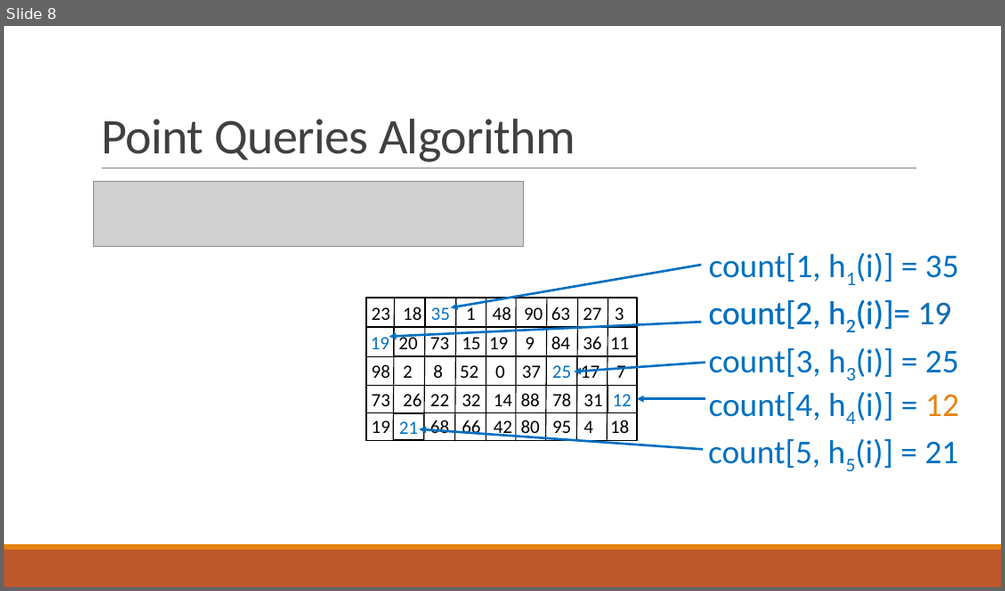
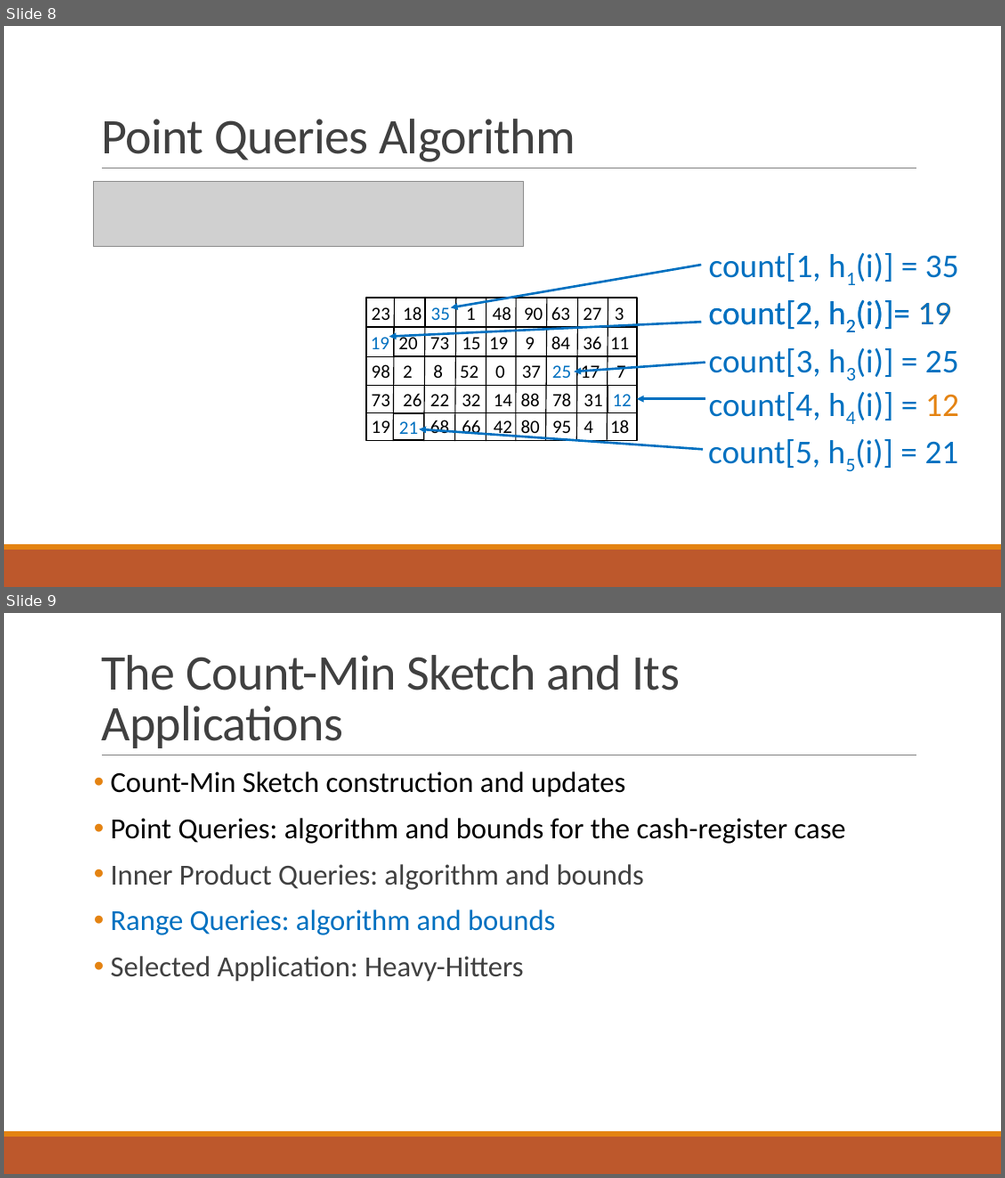
Before and after one commit to ewagner46/count_min_sketch_technical_summary, a slide deck: count_min_sketch_talk.pptx. Shown one above the other, each under a label of ours: slide 8 before the commit, slides 8 and 9 after it. The pictures are 1005x591 and 1005x1178 pixels, drawn with LibreOffice and Linux fonts; fonts in the diff are those of the drawing; grey boxes stand for pictures. Boxes give left, top, right and bottom in pixels: in the first picture for what was removed or moved away, otherwise in the second. Text is boxed around its words. In the diff, an @@ line names an element or a change of style, - is before the commit and + after.

Commit message:
added slides for range query. still has some holes. fixed up range query proof

```diff
--- a/count_min_sketch_talk.pptx
+++ b/count_min_sketch_talk.pptx
@@ slide 9 added at [4, 613, 1001, 1174], background #FFFFFF; not listed: 3 template elements that a slide beside it also shows @@
@@ title added at [101, 655, 680, 748], 48 pt, text #404040 @@
+The Count-Min Sketch and Its Applications
@@ text added at [111, 771, 846, 981], 28 pt, text #000000 @@
+• Count-Min Sketch construction and updates
+• Point Queries: algorithm and bounds for the cash-register case
+• Inner Product Queries: algorithm and bounds
+• Range Queries: algorithm and bounds
+• Selected Application: Heavy-Hitters
```
Also in this commit, not shown: 11 other slides added, 1 other file.
